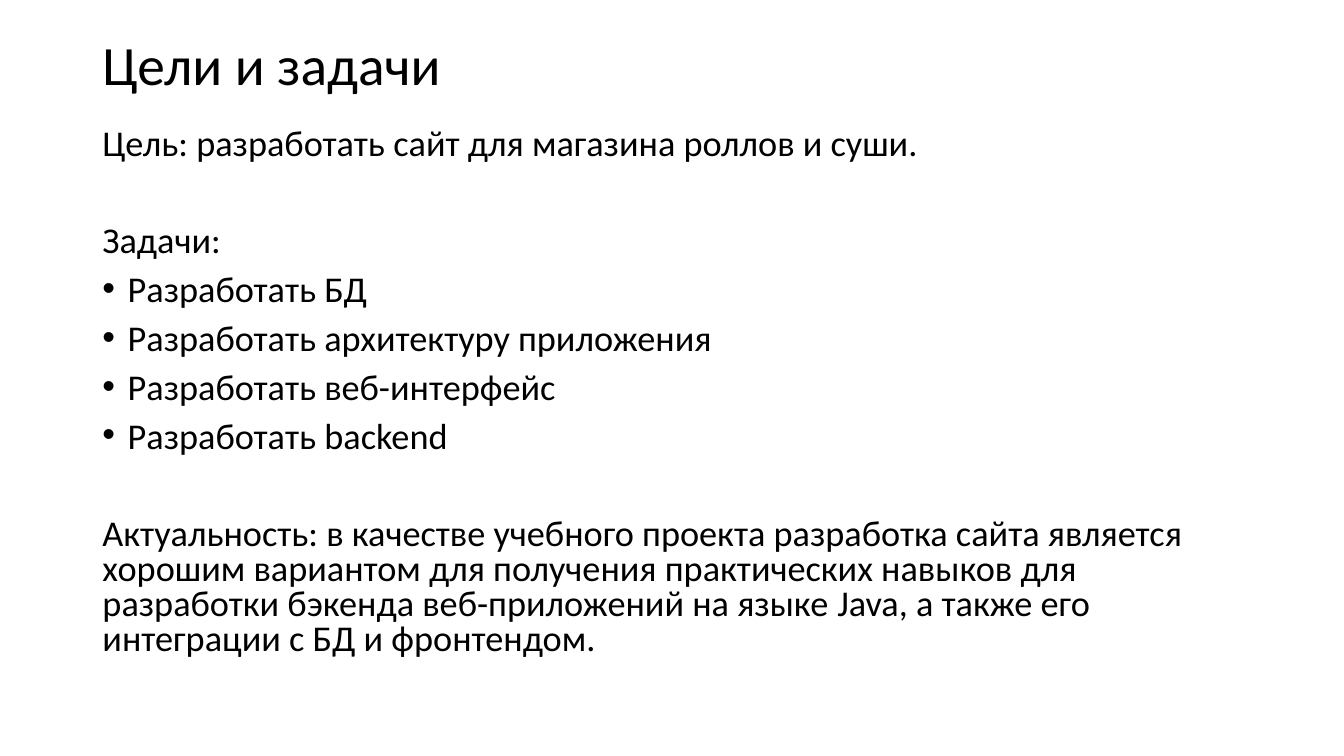
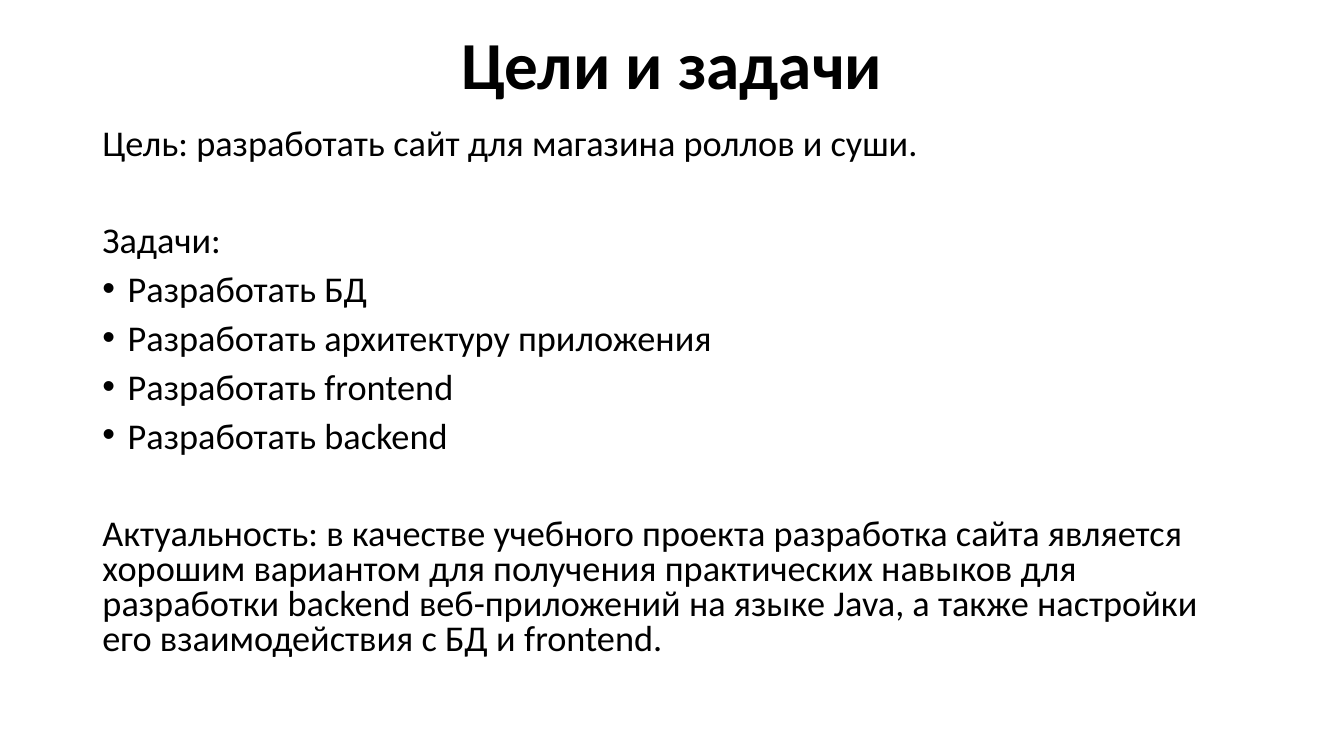
Before and after one commit to DEdKorolev/sushishop, a slide deck: slide 4 of Разработка cайта для магазина роллов и суши.pptx. Drawn at 1344x756 pixels with LibreOffice and Linux fonts; fonts in the diff are those of the drawing. Boxes give left, top, right and bottom in pixels: in the first picture for what was removed or moved away, otherwise in the second. Text is boxed around its words. In the diff, an @@ line names an element or a change of style, - is before the commit and + after.

```diff
--- a/Разработка cайта для магазина роллов и суши.pptx
+++ b/Разработка cайта для магазина роллов и суши.pptx
@@ title "Цели и задачи" at (461, 45, 882, 100): size 39.6 to 48 pt, bold on; alignment left to centre @@
@@ text at (128, 374, 453, 406): text changed @@
-• Разработать веб-интерфейс
+• Разработать frontend
@@ text at (102, 521, 1197, 657): text changed @@
-Актуальность: в качестве учебного проекта разработка сайта является хорошим вариантом для получения практических навыков для разработки бэкенда веб-приложений на языке Java, а также его интеграции с БД и фронтендом.
+Актуальность: в качестве учебного проекта разработка сайта является хорошим вариантом для получения практических навыков для разработки backend веб-приложений на языке Java, а также настройки его взаимодействия с БД и frontend.
```
Also in this commit, not shown: 5 other slides changed, 1 slide added, 7 other files.
